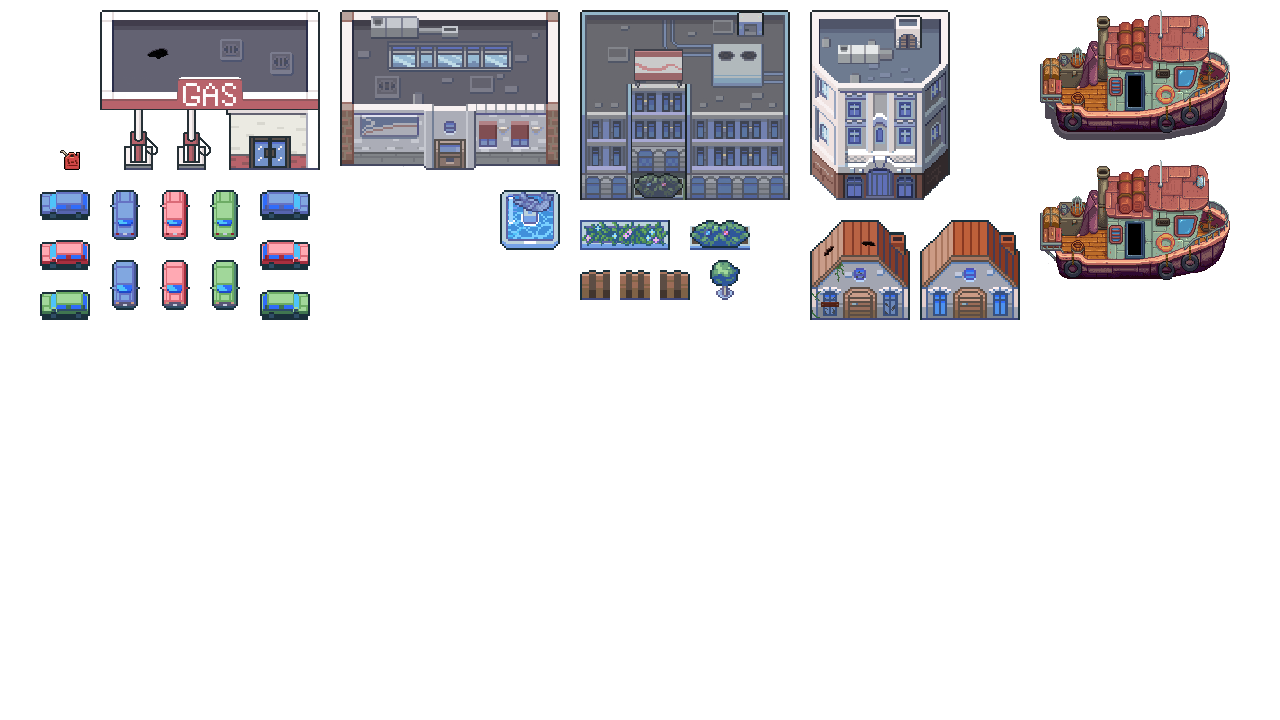
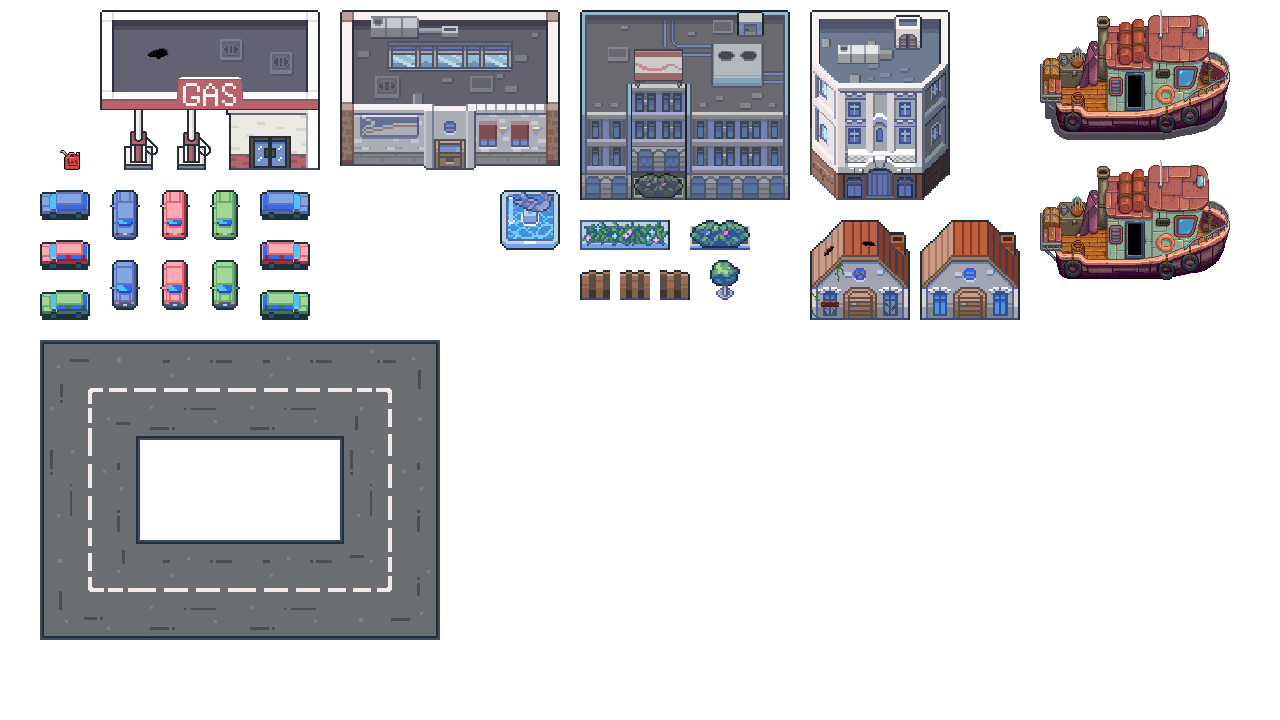
Comparing the layer stacks of the two 1280 x 720 images. Changes:
added layer "road" above "background" over [40, 340, 440, 640]
